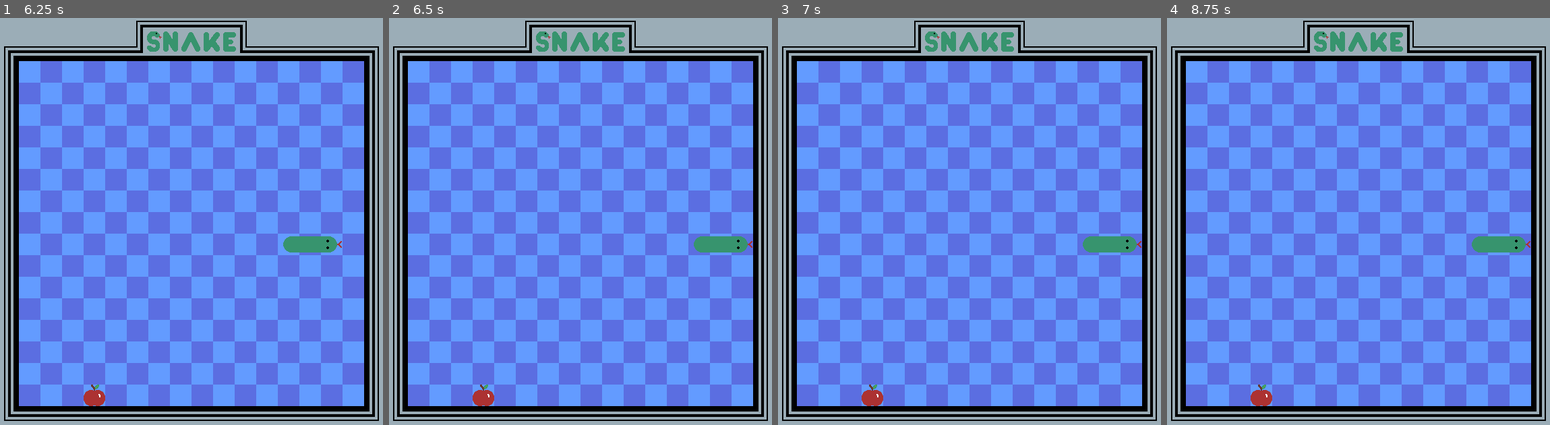
Above: before the commit, frames 1-4 (left to right).
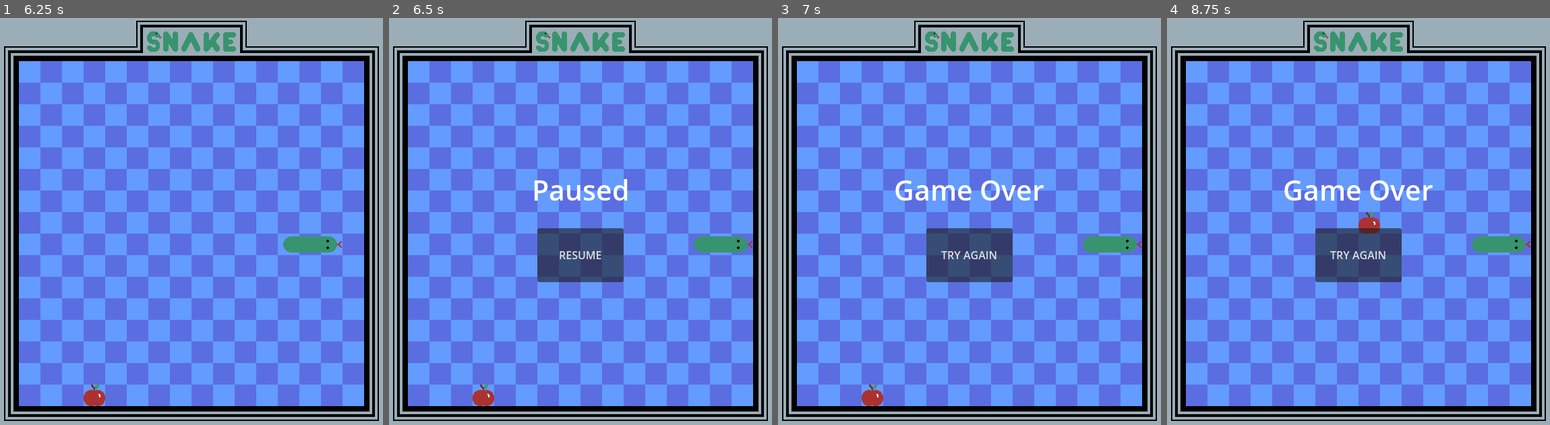
Above: after the commit, the same moments.

Repository: conor-wilson/snake
Game: Godot game, scene res://scenes/main.tscn
Two runs of this game, one before a commit and one after it. Both use one fixed random seed, a clock stepped at 60 frames per second and the inputs below.
Inputs (mouse positions are in pixels of both pictures, inside the frame that each line leads up to):
- Up to frame 1 (6.25 s): click "START GAME" at 0.5 s; hold Right (move_right) 1.28-2 s; click "TRY AGAIN" at 2 s; hold Down (move_down) 2.78-3.53 s; hold Right (move_right) 3.53-4.28 s; hold Up (move_up) 4.28-5 s; click "TRY AGAIN" at 5 s; hold Left (move_left) from 5.78 s (still down)
- Up to frame 2 (6.5 s): keep holding Left (move_left); tap Escape (pause) at 6.4 s
- Up to frame 3 (7 s): release Left (move_left) at 6.5 s; click (969, 254) at 6.5 s, where only the run after the commit has a clickable "RESUME"
- Up to frame 4 (8.75 s): click (1358, 254) at 7.25 s, where only the run after the commit has a clickable "TRY AGAIN"; hold Left (move_left) from 8.03 s (still down)

Frame 1 is identical in both runs. In frame 2, 3.5% of the frame differs, in the area x 38-63%, y 39-65%; in frame 3, 3.7%; in frame 4, 4.1%, in the area x 21-70%, y 39-96%.

Commit message:
Added pause menu

Diff:
--- a/scenes/HUD.gd
+++ b/scenes/HUD.gd
@@ -19,6 +19,14 @@
 	$StartButton.text = "START GAME"
 	$StartButton.show()
 
+func show_pause_menu():
+	# Message behaviour
+	$Message.text = "Paused"
+	$Message.show()
+	# Button behaviour
+	$StartButton.text = "RESUME"
+	$StartButton.show()
+
 func show_game_over_screen():
 	# Message behaviour
 	$Message.text = "Game Over"
--- a/scenes/main.gd
+++ b/scenes/main.gd
@@ -17,13 +17,19 @@
 	$Snake.spawn_new_snake()
 	$Snake.start_ticker()
 
+func pause():
+	game_state = GameState.PAUSE
+	$HUD.show_pause_menu()
+	$Snake.stop_ticker()
+
+func resume():
+	game_state = GameState.PLAY
+	$HUD.show_in_game_hud()
+	$Snake.start_ticker()
+
 func game_over():
 	game_state = GameState.GAME_OVER
 	$HUD.show_game_over_screen()
-	$Snake.stop_ticker()
-
-func pause():
-	game_state = GameState.PAUSE
 	$Snake.stop_ticker()
 
 
@@ -36,7 +42,11 @@
 	game_over()
 
 func _on_hud_start_game():
-	start_game()
+	match game_state:
+		GameState.START_MENU, GameState.GAME_OVER:
+			start_game()
+		GameState.PAUSE:
+			resume()
 
 
 ## ---------- Player-Input-Triggered Functions --------- ##
